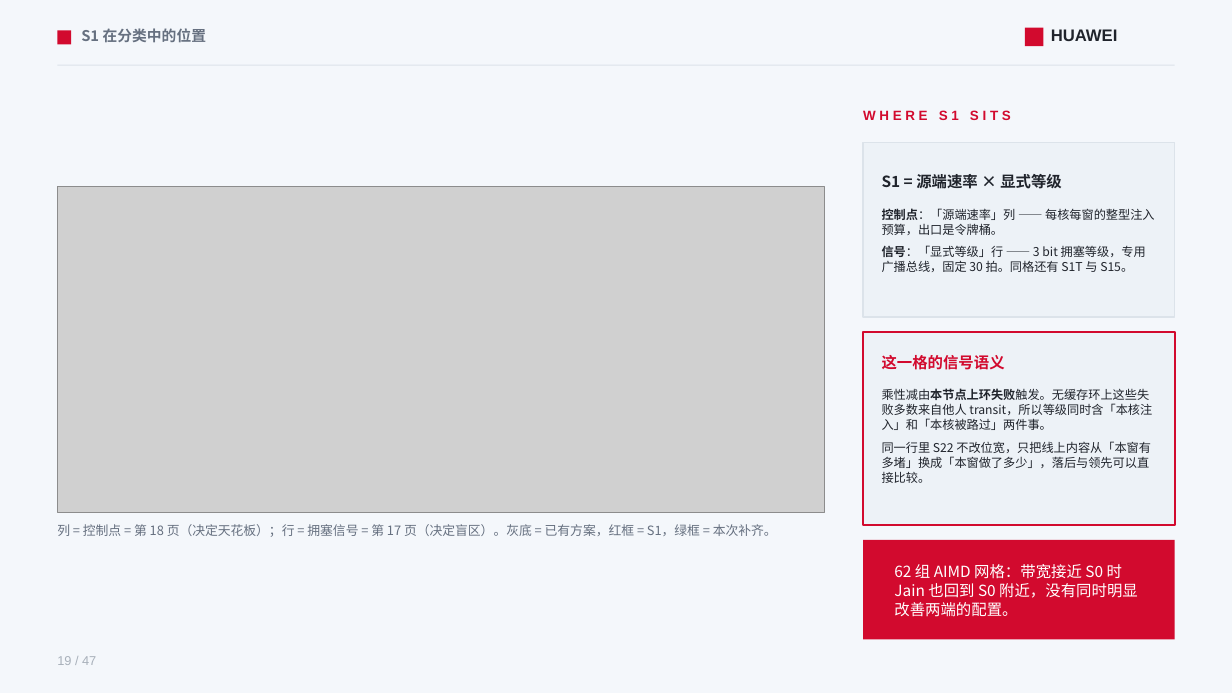
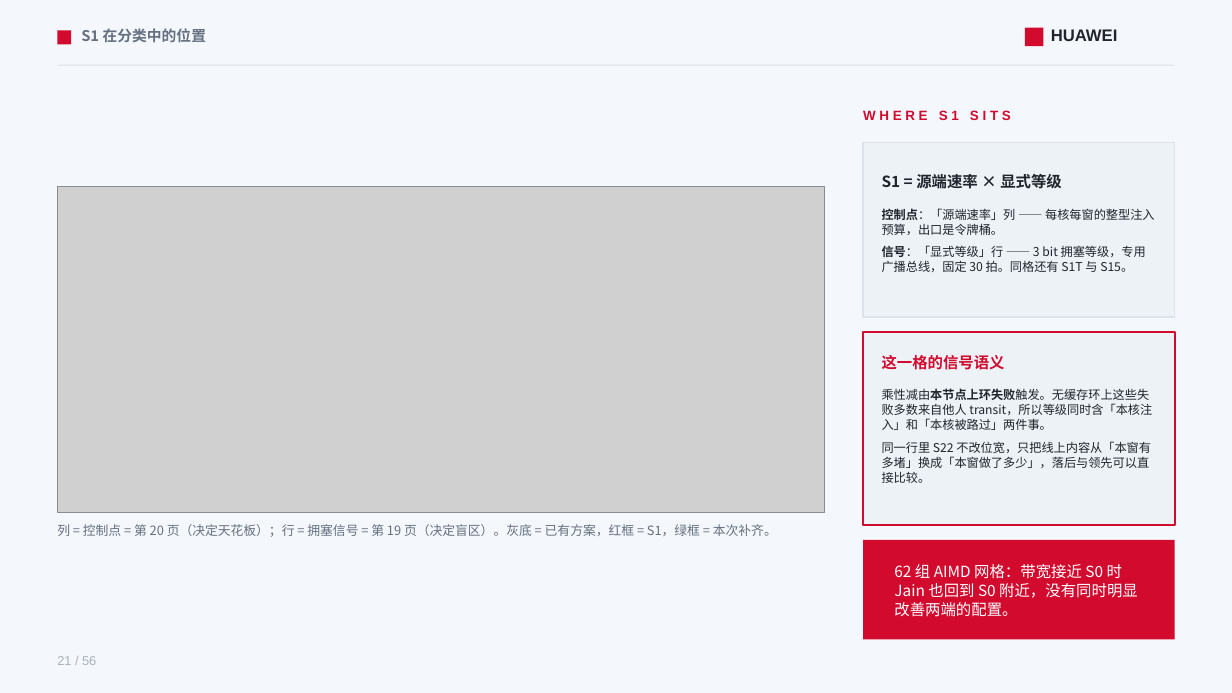
Before and after one commit to lukebest/booksim2, a slide deck: slide 21 of ppt/ring2-write-fairness.pptx (slide 19 before the commit). Drawn at 1232x693 pixels with LibreOffice and Linux fonts; fonts in the diff are those of the drawing; grey boxes stand for pictures. Boxes give left, top, right and bottom in pixels: in the first picture for what was removed or moved away, otherwise in the second. Text is boxed around its words. In the diff, an @@ line names an element or a change of style, - is before the commit and + after.

```diff
--- a/ppt/ring2-write-fairness.pptx
+++ b/ppt/ring2-write-fairness.pptx
@@ text at [57,524,777,537]: text changed @@
-列 = 控制点 = 第 18 页（决定天花板）；行 = 拥塞信号 = 第 17 页（决定盲区）。灰底 = 已有方案，红框 = S1，绿框 = 本次补齐。
+列 = 控制点 = 第 20 页（决定天花板）；行 = 拥塞信号 = 第 19 页（决定盲区）。灰底 = 已有方案，红框 = S1，绿框 = 本次补齐。
@@ text at [57,656,96,665]: text changed @@
-19 / 47
+21 / 56
```
Also in this commit, not shown: 45 other slides changed, 9 slides added, 15 other files.
